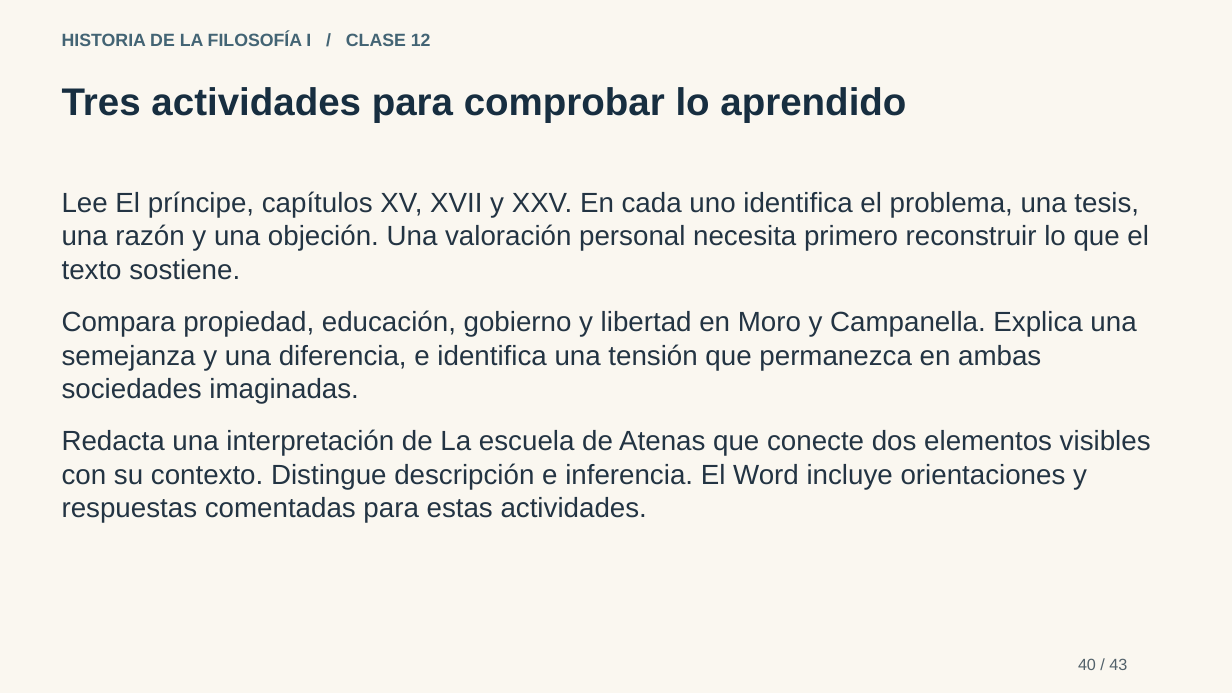
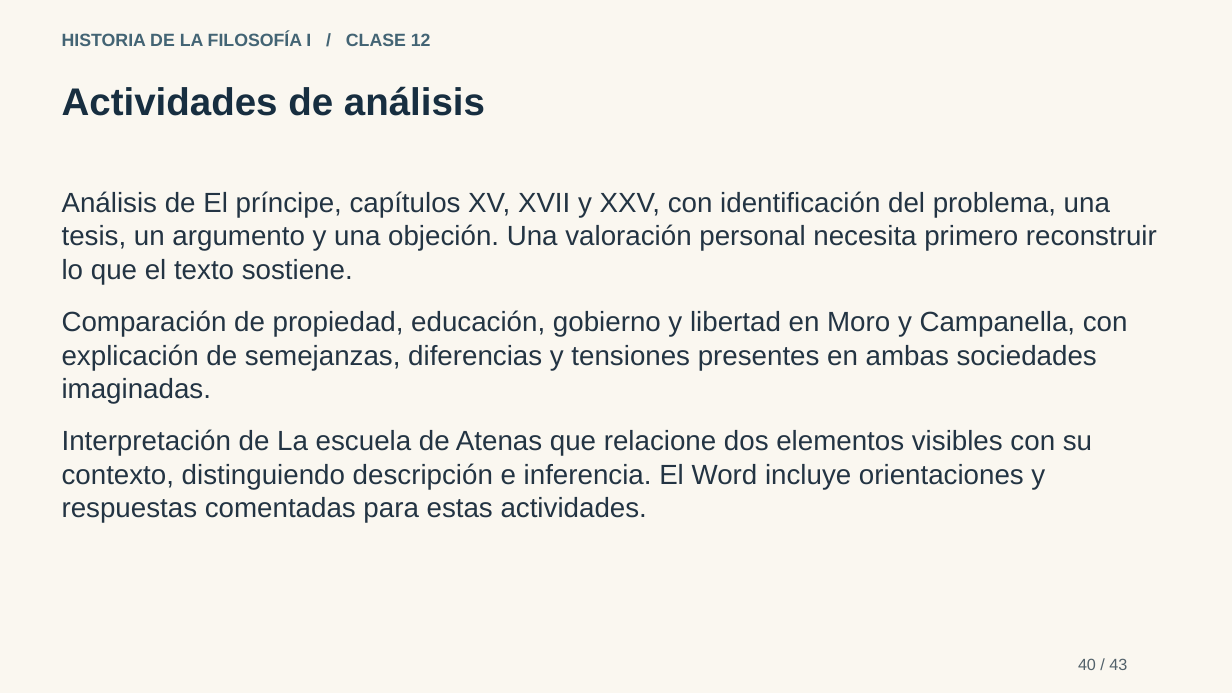
Before and after one commit to JAMC1805/JAMC1805.github.io, a slide deck: slide 40 of materiales/Historia-I-Clase-12-didactica.pptx. Drawn at 1232x693 pixels with LibreOffice and Linux fonts; fonts in the diff are those of the drawing. Boxes give left, top, right and bottom in pixels: in the first picture for what was removed or moved away, otherwise in the second. Text is boxed around its words. In the diff, an @@ line names an element or a change of style, - is before the commit and + after.

```diff
--- a/materiales/Historia-I-Clase-12-didactica.pptx
+++ b/materiales/Historia-I-Clase-12-didactica.pptx
@@ text at (62, 86, 485, 116): text changed @@
-Tres actividades para comprobar lo aprendido
+Actividades de análisis
@@ text at (62, 191, 1157, 284): text changed @@
-Lee El príncipe, capítulos XV, XVII y XXV. En cada uno identifica el problema, una tesis, una razón y una objeción. Una valoración personal necesita primero reconstruir lo que el texto sostiene.
+Análisis de El príncipe, capítulos XV, XVII y XXV, con identificación del problema, una tesis, un argumento y una objeción. Una valoración personal necesita primero reconstruir lo que el texto sostiene.
@@ text at (62, 310, 1128, 403): text changed @@
-Compara propiedad, educación, gobierno y libertad en Moro y Campanella. Explica una semejanza y una diferencia, e identifica una tensión que permanezca en ambas sociedades imaginadas.
+Comparación de propiedad, educación, gobierno y libertad en Moro y Campanella, con explicación de semejanzas, diferencias y tensiones presentes en ambas sociedades imaginadas.
@@ text at (62, 429, 1092, 522): text changed @@
-Redacta una interpretación de La escuela de Atenas que conecte dos elementos visibles con su contexto. Distingue descripción e inferencia. El Word incluye orientaciones y respuestas comentadas para estas actividades.
+Interpretación de La escuela de Atenas que relacione dos elementos visibles con su contexto, distinguiendo descripción e inferencia. El Word incluye orientaciones y respuestas comentadas para estas actividades.
```
Also in this commit, not shown: 13 other slides changed, 8 other files.
